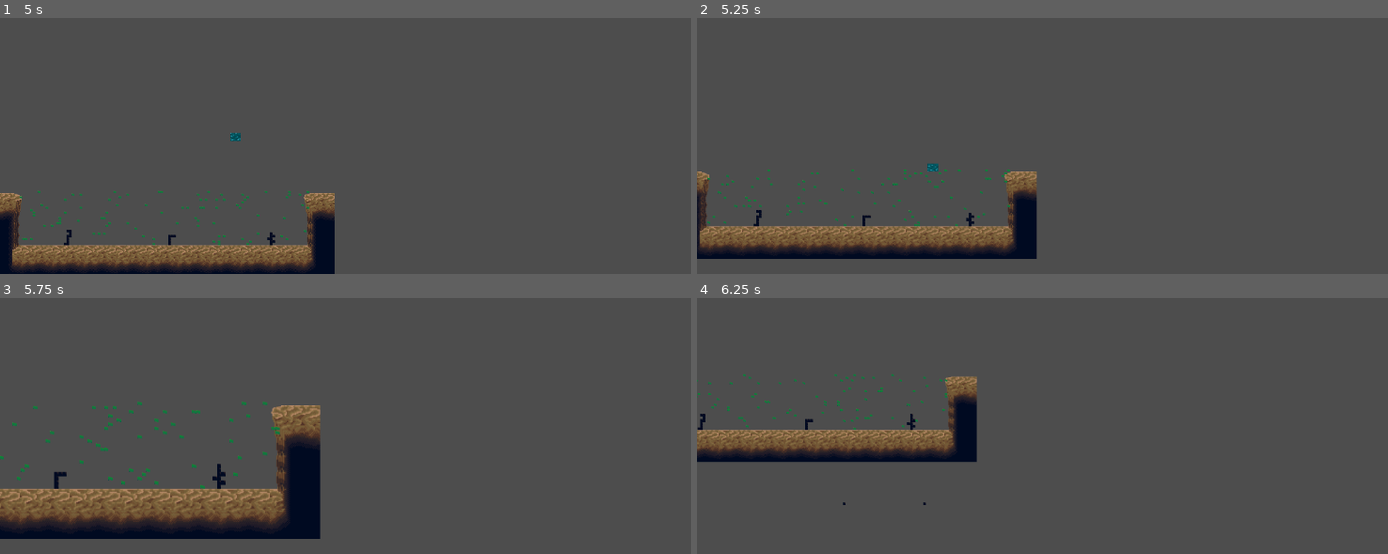
Above: before the commit, frames 1-4 (two rows, left to right).
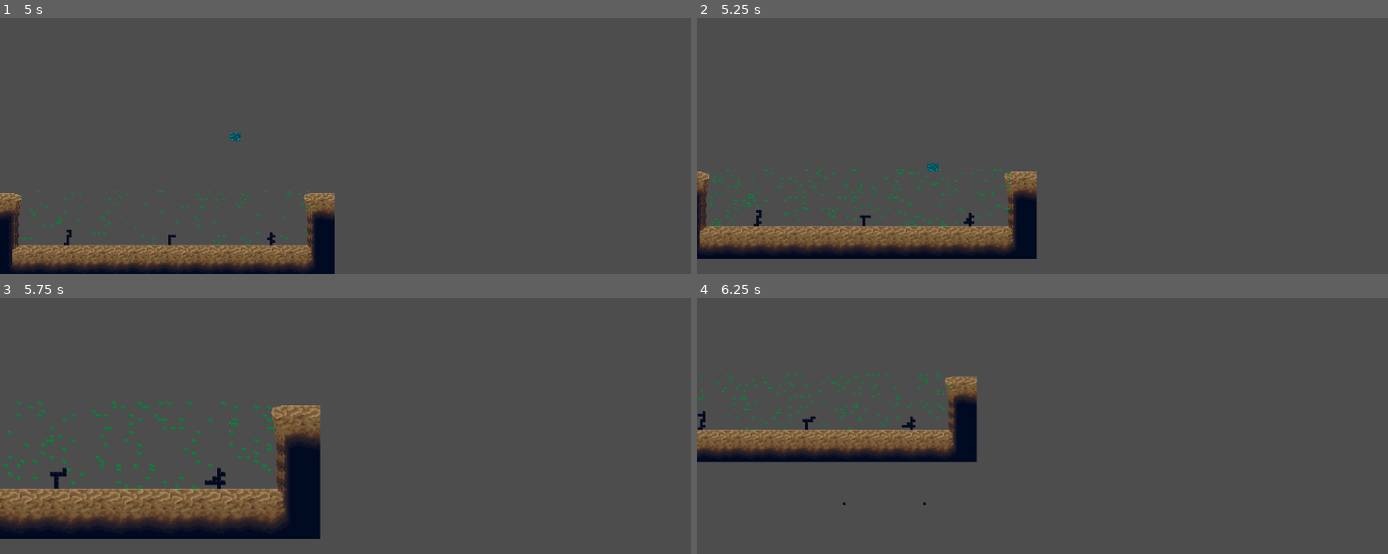
Above: after the commit, the same moments.

Repository: ValentinBirth/Korallenwachstum
Game: Godot game, scene res://scenes/main.tscn
Same seed, same stepped clock (60 frames per second), same inputs: the game is played once before the commit and once after it.
Inputs (mouse positions are in pixels of both pictures, inside the frame that each line leads up to):
- Up to frame 1 (5 s): move the mouse to (538, 41) at 0.52 s; hold Right (ui_right) 0.53-1.28 s; click (538, 41) at 0.6 s; move the mouse to (228, 84) at 1.27 s; hold Down (ui_down) 1.28-2.03 s; right-click (228, 84) at 1.35 s; move the mouse to (outside the picture) at 2.02 s; hold Right (ui_right) 2.03-2.78 s; tap Mouse wheel up (zoom_in) at 2.1 s; move the mouse to (338, 146) at 2.77 s; hold Up (ui_up) 2.78-3.53 s; tap Mouse wheel down (zoom_out) at 2.85 s; move the mouse to (601, 125) at 3.52 s; hold Left (ui_left) from 3.53 s (still down); click (601, 125) at 3.6 s; move the mouse to (outside the picture) at 4.27 s; right-click (outside the picture) at 4.35 s
- Up to frame 2 (5.25 s): move the mouse to (1111, 61) at 5.02 s; release Left (ui_left) at 5.03 s; hold Down (ui_down) from 5.03 s (still down); tap Mouse wheel up (zoom_in) at 5.1 s
- Up to frame 3 (5.75 s): keep holding Down (ui_down)
- Up to frame 4 (6.25 s): move the mouse to (outside the picture) at 5.77 s; release Down (ui_down) at 5.78 s; hold Right (ui_right) from 5.78 s (still down); tap Mouse wheel down (zoom_out) at 5.85 s

Frame 1 is identical in both runs. In frame 2, 0.8% of the frame differs, in the area x 1-46%, y 59-82%; in frame 3, 1.1%, in the area x 0-41%, y 40-75%; in frame 4, 0.7%.

Commit message:
Timer Anpassungen

Diff:
--- a/scenes/coral_layer.gd
+++ b/scenes/coral_layer.gd
@@ -9,12 +9,6 @@
 
 var coral_tiles = []  # Track coral growth
 var particles = []  # Track active particles
-
-
-func _ready():
-	setup_coral()
-	spawn_particles()
-
 
 # Setup initial coral tiles
 func setup_coral():
@@ -49,14 +43,27 @@
 		else:
 			print("Invalid position for particle at: ", particle_pos)
 
-	# Timer to keep particles moving
-	var timer = Timer.new()
-	timer.wait_time = growth_rate
-	timer.one_shot = false  # Ensure the timer repeats
-	timer.timeout.connect(move_particles)
-	add_child(timer)
-	timer.start()
+# Respawn particles periodically to simulate continuous growth
+var growth_timer = Timer.new()
 
+func _ready():
+	setup_coral()
+	spawn_particles()
+
+	# Timer for continuous coral growth
+	growth_timer.wait_time = 5  # For example, every 5 seconds new particles are created
+	growth_timer.one_shot = false
+	growth_timer.timeout.connect(spawn_particles)  # Trigger spawning of new particles
+	add_child(growth_timer)
+	growth_timer.start()
+
+	# Timer for moving particles
+	var move_timer = Timer.new()
+	move_timer.wait_time = growth_rate
+	move_timer.one_shot = false
+	move_timer.timeout.connect(move_particles)  # Trigger the movement of particles
+	add_child(move_timer)
+	move_timer.start()
 
 # Move particles randomly
 func move_particles():
